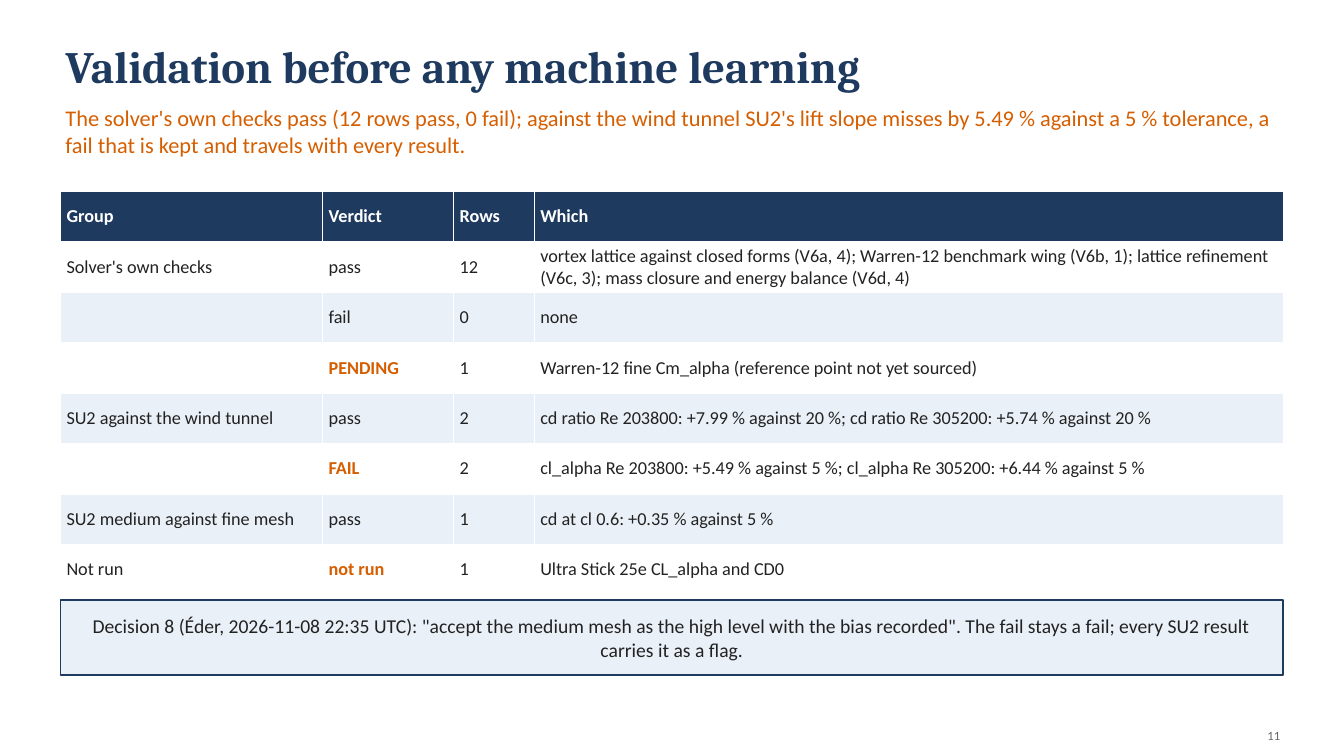
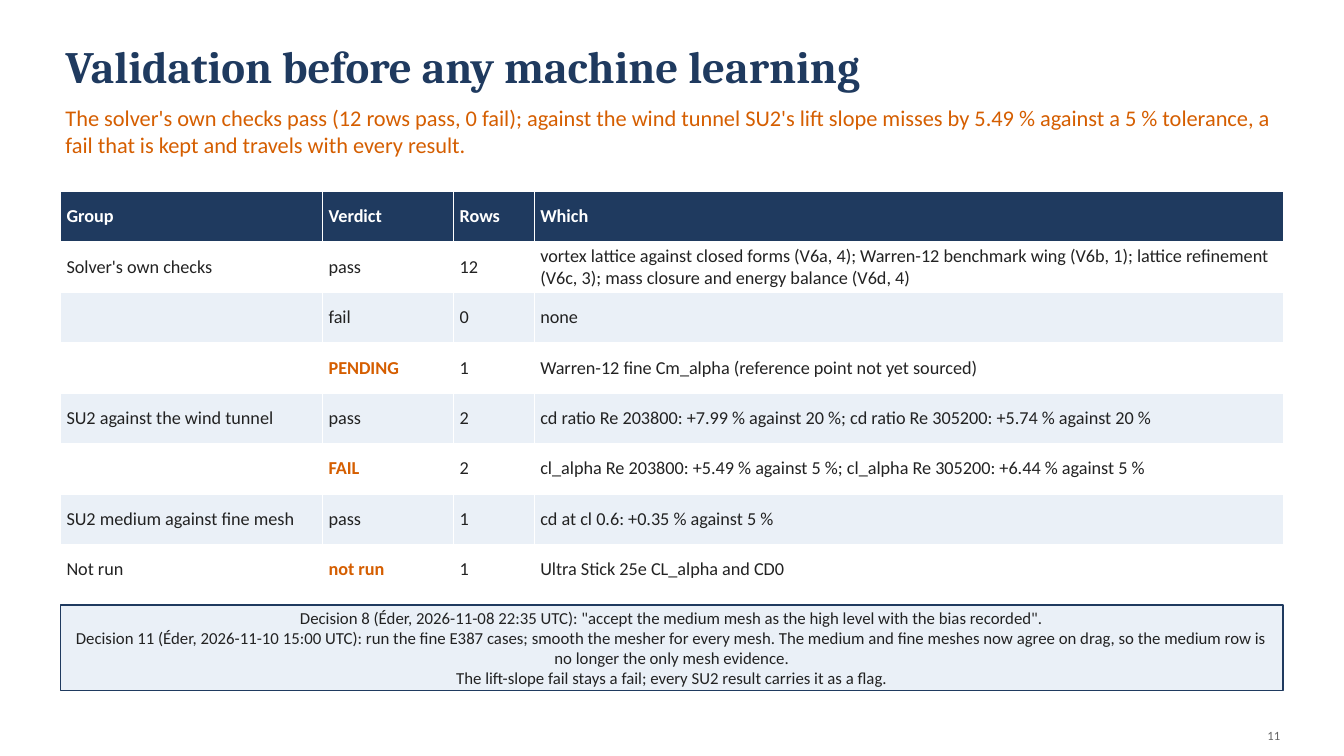
Before and after one commit to emarinhoss/ai-engineering, a slide deck: slide 11 of docs/talk/deck_drone_v3.pptx. Drawn at 1344x756 pixels with LibreOffice and Linux fonts; fonts in the diff are those of the drawing. Boxes give left, top, right and bottom in pixels: in the first picture for what was removed or moved away, otherwise in the second. Text is boxed around its words. In the diff, an @@ line names an element or a change of style, - is before the commit and + after.

```diff
--- a/docs/talk/deck_drone_v3.pptx
+++ b/docs/talk/deck_drone_v3.pptx
@@ rectangle "Decision 8 (Éder, 2026-11-08 22:35 ...": place and size @@
-rectangle "Decision 8 (Éder, 2026-11-08 22:35 ..." at (60,600,1284,676)
+rectangle "Decision 8 (Éder, 2026-11-08 22:35 ..." at (60,605,1284,691)
@@ text in rectangle at (76,610,1265,687): text changed; size 14 to 12 pt @@
-Decision 8 (Éder, 2026-11-08 22:35 UTC): "accept the medium mesh as the high level with the bias recorded". The fail stays a fail; every SU2 result carries it as a flag.
+Decision 8 (Éder, 2026-11-08 22:35 UTC): "accept the medium mesh as the high level with the bias recorded".
+Decision 11 (Éder, 2026-11-10 15:00 UTC): run the fine E387 cases; smooth the mesher for every mesh. The medium and fine meshes now agree on drag, so the medium row is no longer the only mesh evidence.
+The lift-slope fail stays a fail; every SU2 result carries it as a flag.
```
Also in this commit, not shown: 3 other files.
